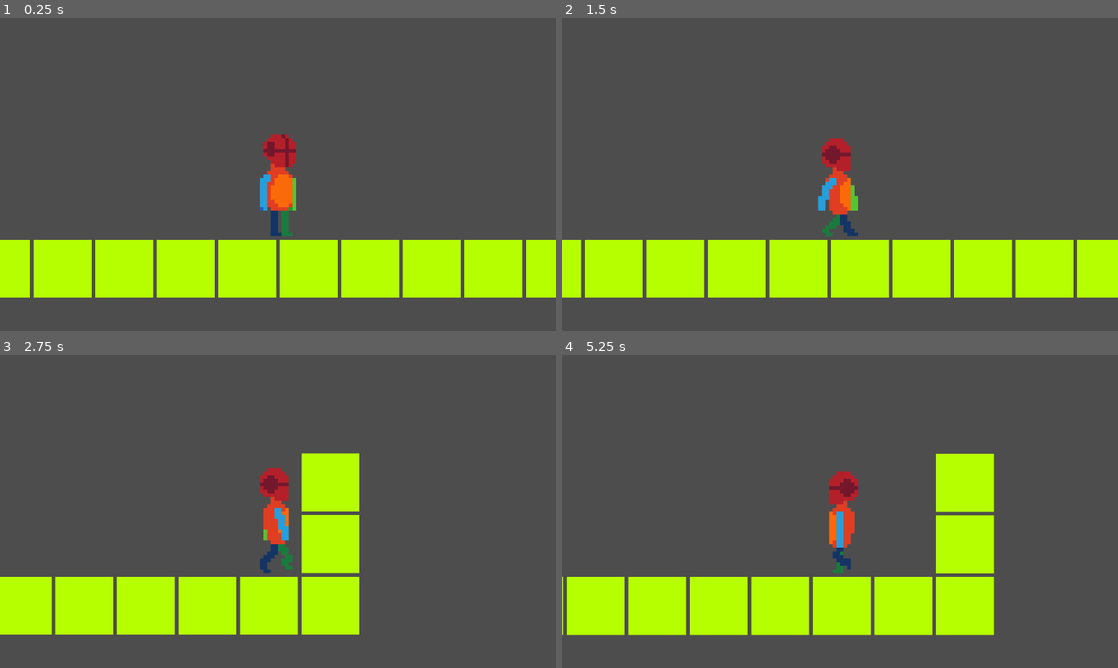
Above: before the commit, frames 1-4 (two rows, left to right).
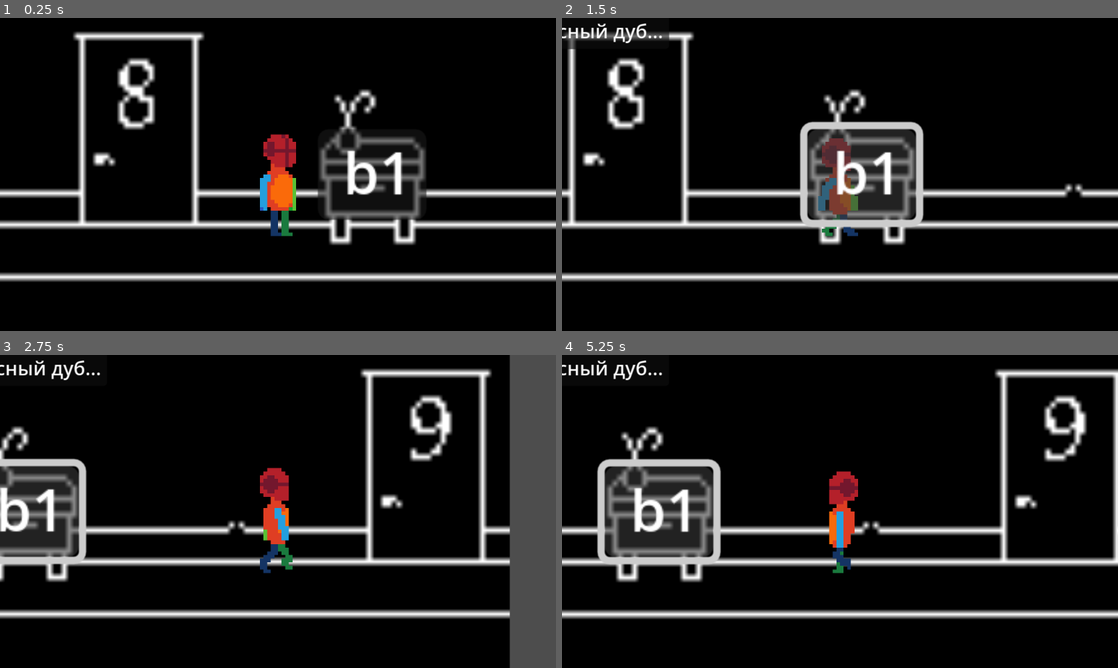
Above: after the commit, the same moments.

Repository: went-git/IP
Game: Godot game, scene res://world.tscn
Two runs of this game, one before a commit and one after it. Both use one fixed random seed, a clock stepped at 60 frames per second and the inputs below.
Inputs (mouse positions are in pixels of both pictures, inside the frame that each line leads up to):
- Up to frame 1 (0.25 s): no input
- Up to frame 2 (1.5 s): click (934, 174) at 0.5 s, where only the run after the commit has a clickable "b1"; tap Enter at 1.25 s; hold D from 1.28 s (still down)
- Up to frame 3 (2.75 s): keep holding D
- Up to frame 4 (5.25 s): release D at 2.78 s; hold A 2.78-3.53 s; hold D 3.53-5.03 s; hold A from 5.03 s (still down)

The runs differ from the first frame. In frame 1, 95% of the frame differs, in the area x 0-100%, y 0-100%; in frame 2, 96%; in frame 3, 88%; in frame 4, 96%.

Commit message:
1 прототип
положение вылетающего окна надо фиксить

Diff:
--- /dev/null
+++ b/test/button.gd
@@ -0,0 +1 @@
+extends Button
--- /dev/null
+++ b/test/button1.tscn
@@ -0,0 +1,17 @@
+[gd_scene load_steps=2 format=3 uid="uid://cq3s0wmig0ts2"]
+
+[ext_resource type="Script" uid="uid://cmyw5vc2aj1uu" path="res://button_1.gd" id="1_f4i5j"]
+
+[node name="PopupPanel" type="PopupPanel"]
+oversampling_override = 1.0
+title = "какая тумбочка..."
+size = Vector2i(125, 31)
+visible = true
+script = ExtResource("1_f4i5j")
+
+[node name="Label" type="Label" parent="."]
+offset_left = 4.0
+offset_top = 4.0
+offset_right = 121.0
+offset_bottom = 27.0
+text = "красный дуб..."
--- /dev/null
+++ b/test/button_1.gd
@@ -0,0 +1,9 @@
+extends PopupPanel
+# PopupWindow.gd (присоедините к корневому узлу окна)
+
+func _ready() -> void:
+	# Закрыть при нажатии на крестик
+	close_requested.connect(hide)
+
+func _on_close_button_pressed() -> void:
+	hide()
--- a/test/player.gd
+++ b/test/player.gd
@@ -35,3 +35,8 @@
 		$Sprite2D.flip_h = true
 	else:
 		_animation_player.play("Idle")
+
+
+
+func _on_button_pressed() -> void:
+	pass # Replace with function body.
--- a/test/world.gd
+++ b/test/world.gd
@@ -1 +1,45 @@
 extends Node
+var popup_scene = preload("res://button1.tscn")
+func _ready() -> void:
+	# Автоматически находим кнопку (если она есть на сцене)
+	move_child($TestRoom, 0)
+	var button = $Button
+	if button:
+		button.pressed.connect(_on_button_pressed)
+
+
+func _on_button_pressed() -> void:
+	# Создаем экземпляр из загруженной сцены
+	var popup_instance = popup_scene.instantiate()
+
+	# Добавляем на текущую сцену
+	add_child(popup_instance)
+
+	# Ждем инициализации
+	await get_tree().process_frame
+
+	# Теперь можно позиционировать и показывать
+	var button_pos = $Button.global_position
+	var button_size = $Button.size
+	var pos_x = (button_pos.x + button_size.x / 2) - popup_instance.size.x / 2
+	var pos_y = (button_pos.y + button_size.y / 2) - popup_instance.size.y / 2 + 10
+
+	popup_instance.position = Vector2(pos_x, pos_y)
+"""
+func _on_button_pressed() -> void:
+
+	var popup_instance = popup_scene.instantiate()
+	add_child(popup_instance)
+
+	await get_tree().process_frame
+
+	popup_instance.size = Vector2(100, 30)
+
+	# Получаем глобальный прямоугольник кнопки
+	var button_rect = $Button.get_global_rect()
+
+	# Используем позицию из глобального прямоугольника
+	popup_instance.position = button_rect.position
+
+	popup_instance.show()
+"""
--- a/test/world.tscn
+++ b/test/world.tscn
@@ -1,9 +1,10 @@
-[gd_scene load_steps=12 format=3 uid="uid://kw8ovq1qk74x"]
+[gd_scene load_steps=13 format=3 uid="uid://kw8ovq1qk74x"]
 
 [ext_resource type="Script" uid="uid://cewst88tqwu66" path="res://world.gd" id="1_aqk2v"]
 [ext_resource type="Texture2D" uid="uid://b4wwavuhtpk1d" path="res://tile.png" id="2_fj7yv"]
 [ext_resource type="Script" uid="uid://b2ndwxn33sdx1" path="res://player.gd" id="3_036b0"]
 [ext_resource type="Texture2D" uid="uid://c2tn6h8251xc" path="res://(new)Walk_cycle_project.png" id="4_aqk2v"]
+[ext_resource type="Texture2D" uid="uid://bqoo232hvxxux" path="res://test_room.png" id="5_036b0"]
 
 [sub_resource type="TileSetAtlasSource" id="TileSetAtlasSource_tlwt5"]
 texture = ExtResource("2_fj7yv")
@@ -80,9 +81,10 @@
 
 [node name="TileMap" type="TileMap" parent="TileMapLayer"]
 physics_interpolation_mode = 2
+visible = false
 tile_set = SubResource("TileSet_f3sb7")
 format = 2
-layer_0/tile_data = PackedInt32Array(131068, 0, 0, 131069, 0 …(203 unchanged characters)… 131063, 0, 0, 131062, 0, 0, 131061, 0, 0)
+layer_0/tile_data = PackedInt32Array(131068, 0, 0, 131069, 0 …(203 unchanged characters)… 131063, 0, 0, 131062, 0, 0, 131061, 0, 0, 65525, 0, 0, -11, 0, 0)
 
 [node name="CharacterBody2D" type="CharacterBody2D" parent="."]
 script = ExtResource("3_036b0")
@@ -105,3 +107,22 @@
 
 [node name="Camera2D" type="Camera2D" parent="CharacterBody2D"]
 zoom = Vector2(3, 3)
+
+[node name="Button" type="Button" parent="."]
+offset_left = 11.0
+offset_top = -13.0
+offset_right = 41.0
+offset_bottom = 12.0
+
+[node name="Label" type="Label" parent="Button"]
+layout_mode = 0
+offset_left = 7.0
+offset_right = 31.0
+offset_bottom = 23.0
+text = "b1"
+
+[node name="TestRoom" type="Sprite2D" parent="."]
+show_behind_parent = true
+position = Vector2(-13.999994, -36.499992)
+scale = Vector2(1.359375, 1.4453124)
+texture = ExtResource("5_036b0")
Not shown, added: test/button.gd.uid
Not shown, added: test/button_1.gd.uid
